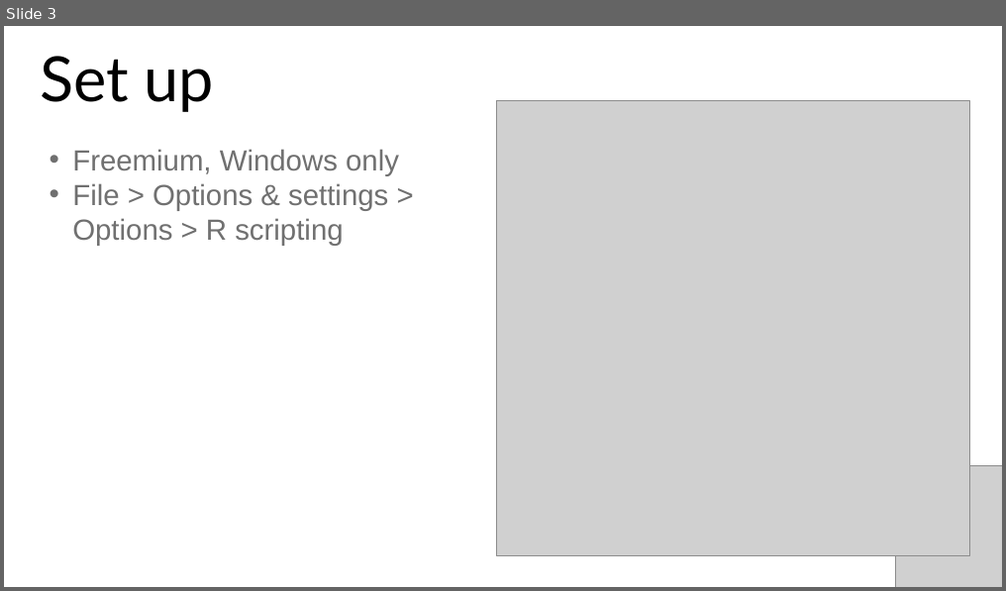
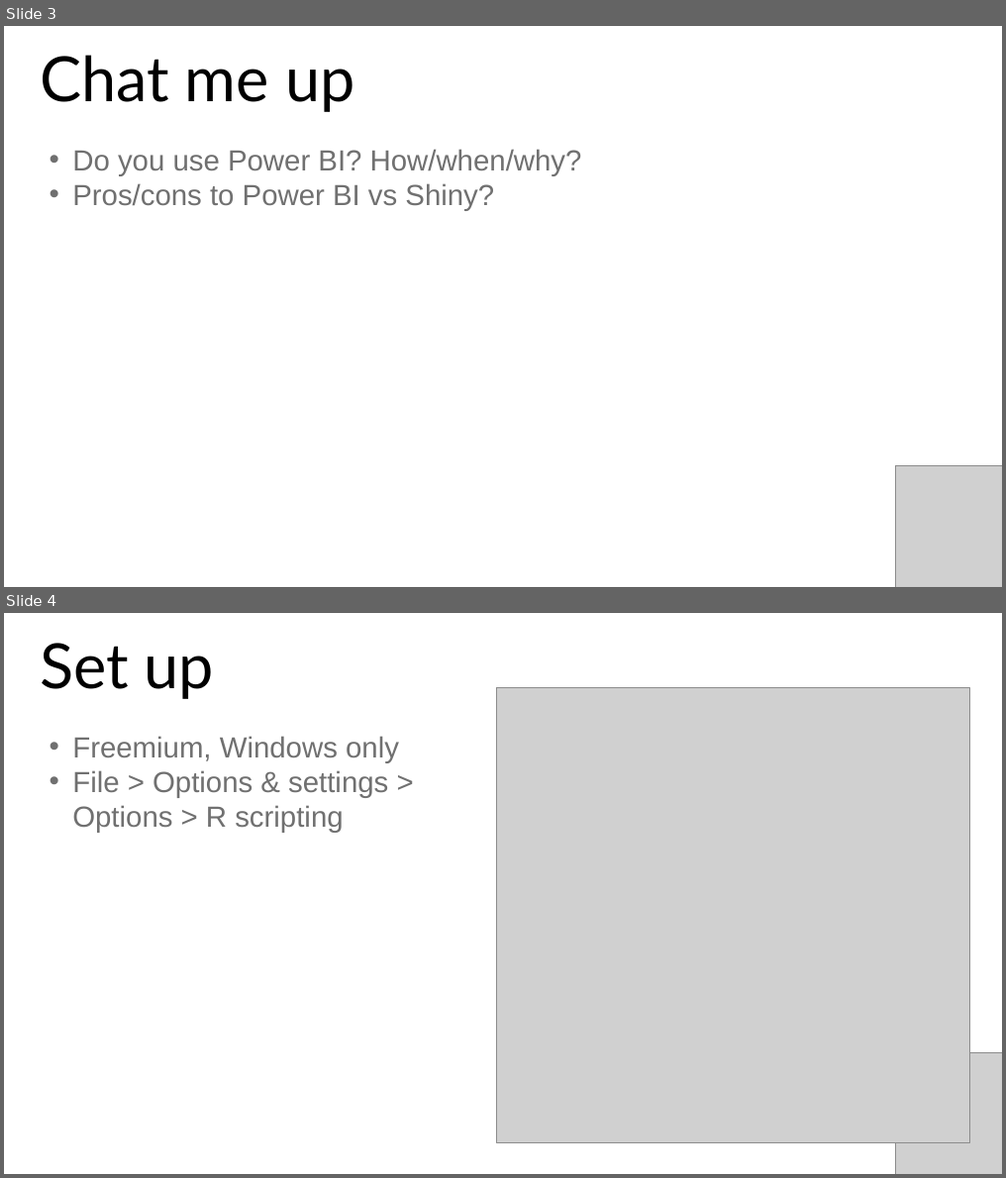
Before and after one commit to stringfestdata/satrday-r-power-bi, a slide deck: satrday-r-power-bi.pptx. Shown one above the other, each under a label of ours: slide 3 before the commit, slides 3 and 4 after it. The pictures are 1006x591 and 1006x1178 pixels, drawn with LibreOffice and Linux fonts; fonts in the diff are those of the drawing; grey boxes stand for pictures. Boxes give left, top, right and bottom in pixels: in the first picture for what was removed or moved away, otherwise in the second. Text is boxed around its words. In the diff, an @@ line names an element or a change of style, - is before the commit and + after.

```diff
--- a/satrday-r-power-bi.pptx
+++ b/satrday-r-power-bi.pptx
@@ slide 3 added at (x1=4, y1=26, x2=1002, y2=587), background #FFFFFF @@
@@ text added at (x1=40, y1=55, x2=354, y2=112), 60 pt, text #000000 @@
+Chat me up
@@ text added at (x1=72, y1=149, x2=582, y2=211), 28 pt, text #707070 @@
+• Do you use Power BI? How/when/why?
+• Pros/cons to Power BI vs Shiny?
@@ picture added at (x1=896, y1=466, x2=1002, y2=587) @@
@@ what was slide 3 is now slide 4 @@
```
Also in this commit, not shown: 1 slide changed, 1 other file.
